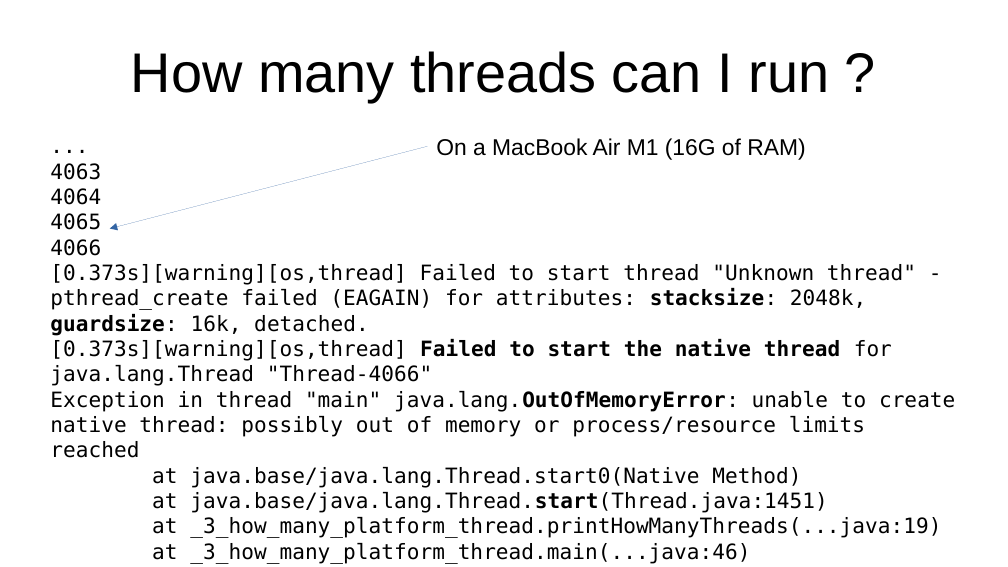
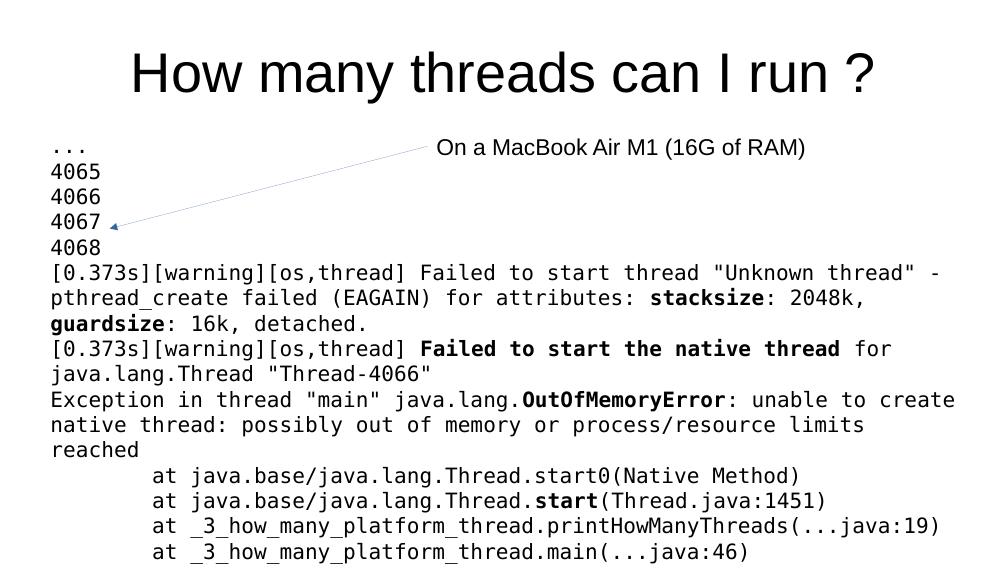
Before and after one commit to forax/loom-fiber, a slide deck: slide 7 of loom is looming.odp. Drawn at 1008x567 pixels with LibreOffice and Linux fonts; fonts in the diff are those of the drawing. Boxes give left, top, right and bottom in pixels: in the first picture for what was removed or moved away, otherwise in the second. Text is boxed around its words. In the diff, an @@ line names an element or a change of style, - is before the commit and + after.

```diff
--- a/loom is looming.odp
+++ b/loom is looming.odp
@@ text at (x1=50, y1=163, x2=955, y2=564): text changed @@
-...
-4063
-4064
-4065
-4066
-[0.373s][warning][os,thread] Failed to start thread "Unknown thread" - pthread_create failed (EAGAIN) for attributes: stacksize: 2048k, guardsize: 16k, detached.
-[0.373s][warning][os,thread] Failed to start the native thread for java.lang.Thread "Thread-4066"
-Exception in thread "main" java.lang.OutOfMemoryError: unable to create native thread: possibly out of memory or process/resource limits reached
-at java.base/java.lang.Thread.start0(Native Method)
-at java.base/java.lang.Thread.start(Thread.java:1451)
-at _3_how_many_platform_thread.printHowManyThreads(...java:19)
-at _3_how_many_platform_thread.main(...java:46)
+...
+4065
+4066
+4067
+4068
+[0.373s][warning][os,thread] Failed to start thread "Unknown thread" - pthread_create failed (EAGAIN) for attributes: stacksize: 2048k, guardsize: 16k, detached.
+[0.373s][warning][os,thread] Failed to start the native thread for java.lang.Thread "Thread-4066"
+Exception in thread "main" java.lang.OutOfMemoryError: unable to create native thread: possibly out of memory or process/resource limits reached
+at java.base/java.lang.Thread.start0(Native Method)
+at java.base/java.lang.Thread.start(Thread.java:1451)
+at _3_how_many_platform_thread.printHowManyThreads(...java:19)
+at _3_how_many_platform_thread.main(...java:46)
```
Also in this commit, not shown: 3 other slides changed, 13 other files.
